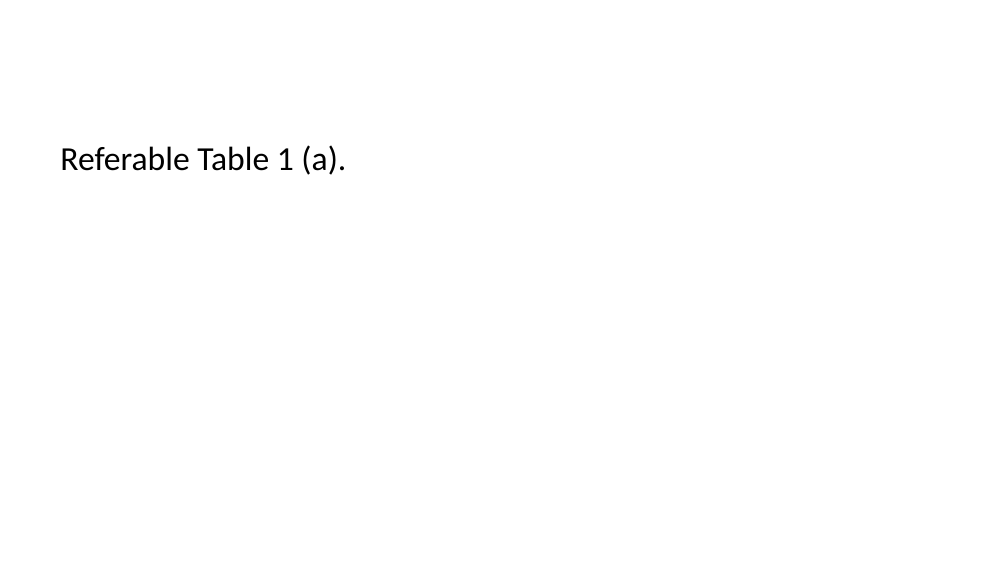
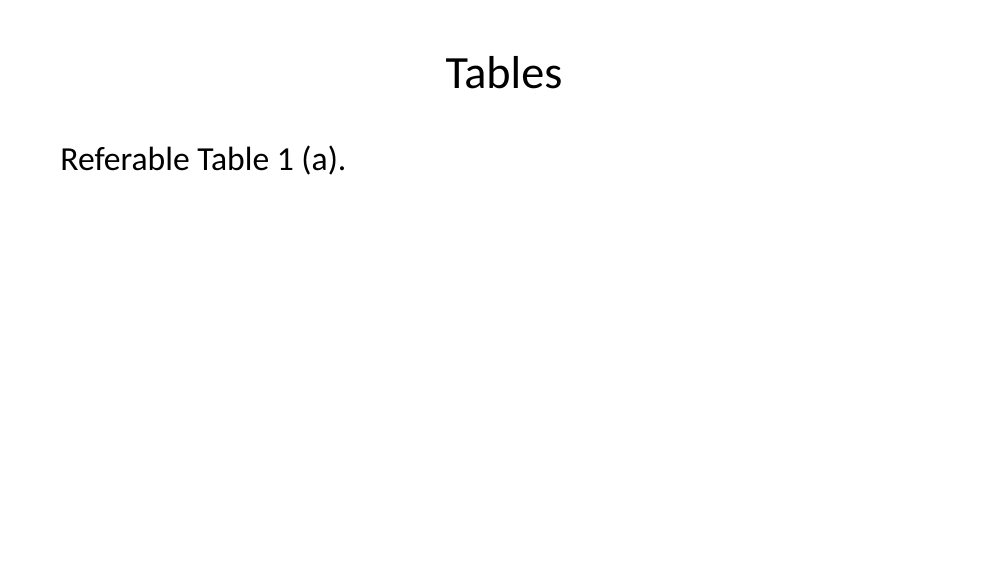
Before and after one commit to sun123zxy/sunquartex, a slide deck: slide 10 of examples/enpre.pptx (slide 15 before the commit). Drawn at 1008x567 pixels with LibreOffice and Linux fonts; fonts in the diff are those of the drawing. Boxes give left, top, right and bottom in pixels: in the first picture for what was removed or moved away, otherwise in the second. Text is boxed around its words. In the diff, an @@ line names an element or a change of style, - is before the commit and + after.

```diff
--- a/examples/enpre.pptx
+++ b/examples/enpre.pptx
@@ title added at <box>446,56,563,89</box>, 33 pt, text #000000 @@
+Tables
```
Also in this commit, not shown: 7 other slides changed, 8 slides removed, 27 other files.
